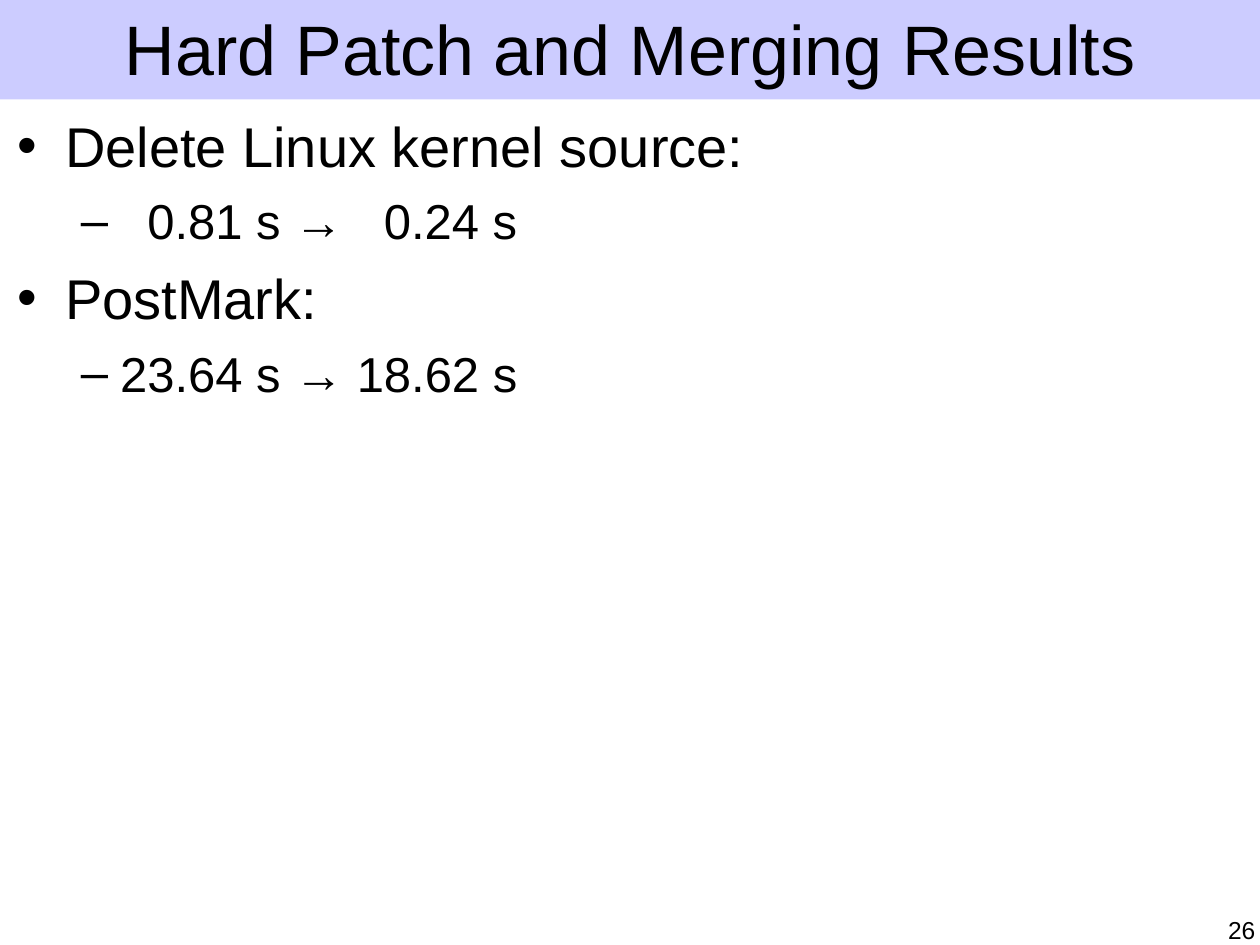
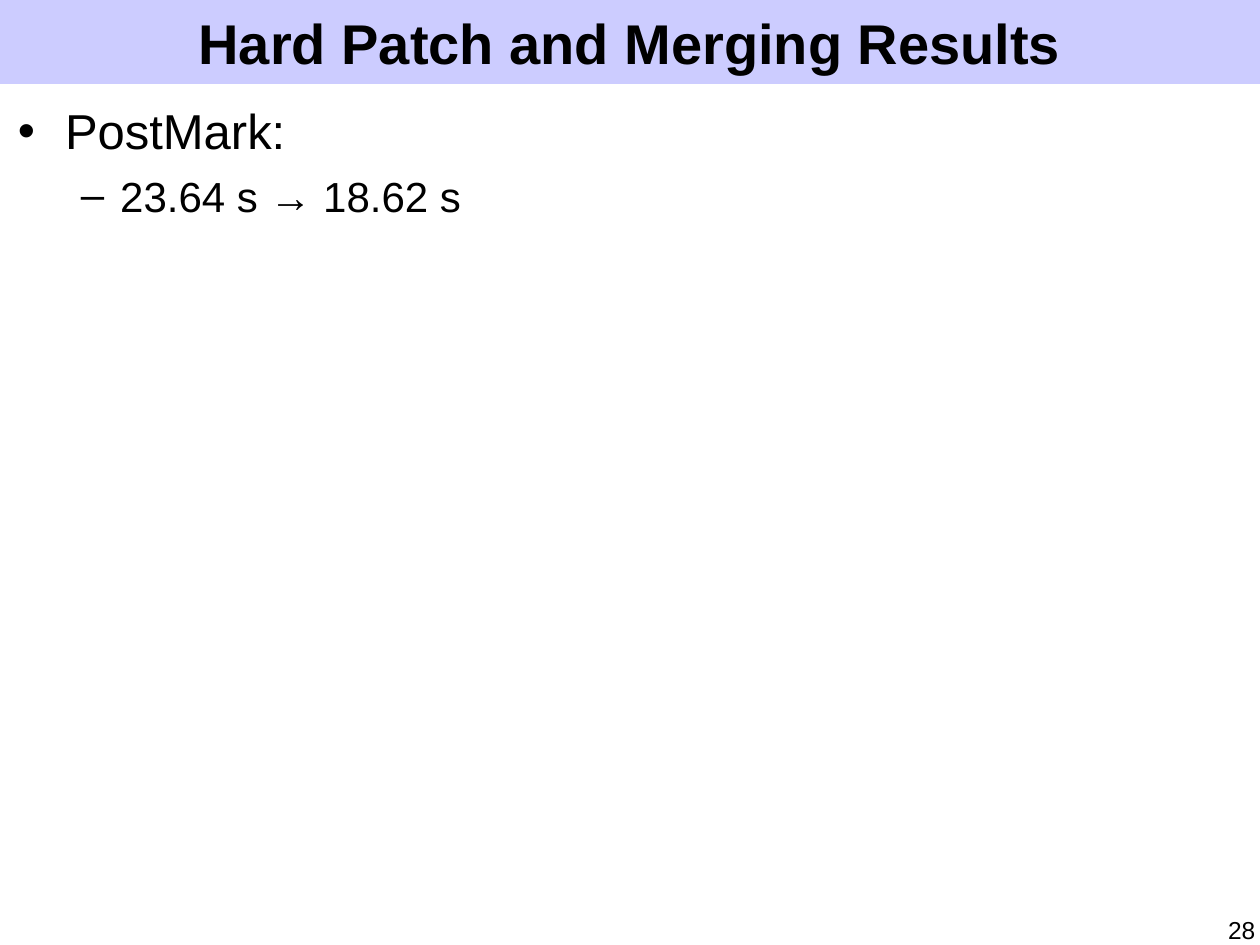
Before and after one commit to ucla-readable/fstitch-doc, a slide deck: slide 28 of sosp/pres.ppt (slide 26 before the commit). Drawn at 1260x945 pixels with LibreOffice and Linux fonts; fonts in the diff are those of the drawing. Boxes give left, top, right and bottom in pixels: in the first picture for what was removed or moved away, otherwise in the second. Text is boxed around its words. In the diff, an @@ line names an element or a change of style, - is before the commit and + after.

Commit message:
Motivation, patch model, and some patch optimization improvements.

```diff
--- a/sosp/pres.ppt
+++ b/sosp/pres.ppt
@@ rectangle: place and size @@
-rectangle at [0,0,1260,100]
+rectangle at [0,0,1260,84]
@@ title "Hard Patch and Merging Results" at [198,23,1060,75]: size 40 to 32 pt, bold on @@
@@ text "PostMark:": place and size @@
-text "PostMark:" at [65,126,744,393]
+text "PostMark:" at [65,113,461,213]
@@ text "PostMark:" at [65,113,461,213]: size 32 to 28 pt in "PostMark:"; size 28 to 24 pt in "23.64 s → 18.62 s"; less space between paragraphs @@
@@ text at [65,126,744,240]: paragraphs removed @@
-• Delete Linux kernel source:
-  – 0.81 s → 0.24 s
@@ page number at [1228,922,1255,940]: text changed @@
-26
+28
```
Also in this commit, not shown: 37 other slides changed, 8 slides added, 7 slides removed.
